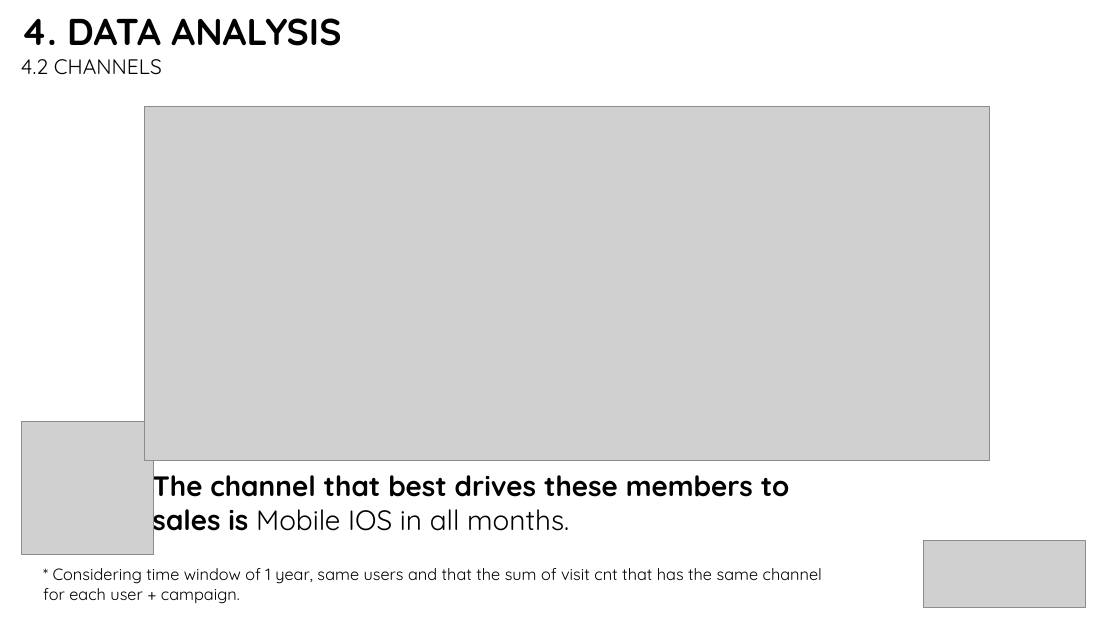
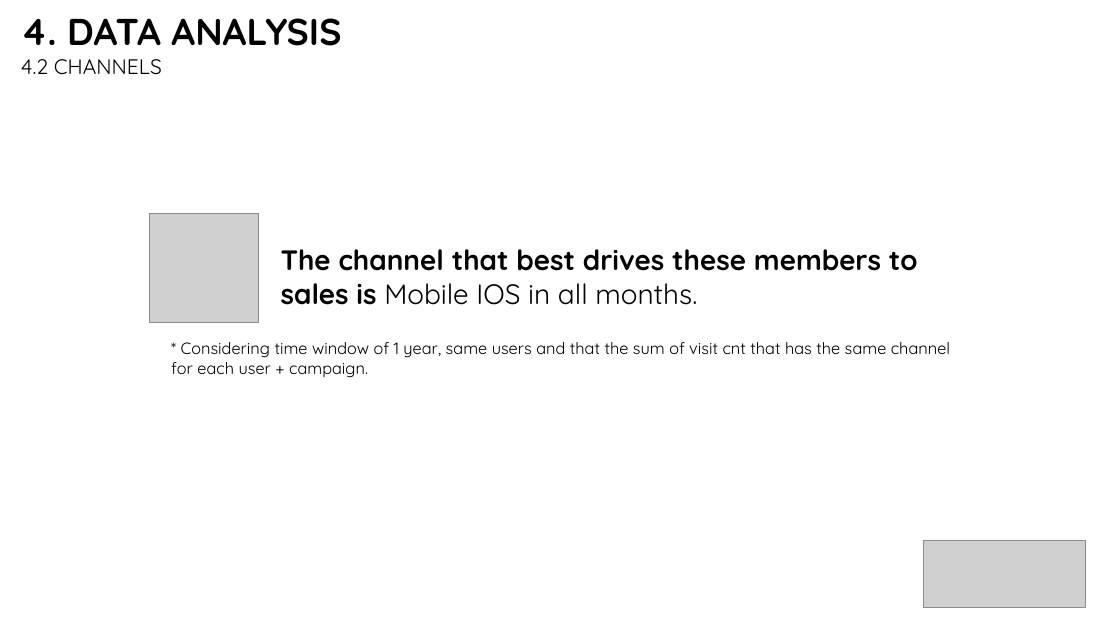
Before and after one commit to bbucalonserra/sales-membership-analysis, a slide deck: slide 34 of presentation.pptx (slide 31 before the commit). Drawn at 1120x630 pixels with LibreOffice and Linux fonts; fonts in the diff are those of the drawing; grey boxes stand for pictures. Boxes give left, top, right and bottom in pixels: in the first picture for what was removed or moved away, otherwise in the second. Text is boxed around its words. In the diff, an @@ line names an element or a change of style, - is before the commit and + after.

Commit message:
Adding both scenarios in channels: considering all the same visits and only the final one

```diff
--- a/presentation.pptx
+++ b/presentation.pptx
@@ picture removed at (145,107,991,461) @@
@@ picture: place and size @@
-picture at (21,422,154,555)
+picture at (150,213,259,323)
@@ text "The channel that best drives ..." rewrapped from (152,467,790,538) to (281,249,918,305) @@
@@ text "* Considering time window of ...": place and size @@
-text "* Considering time window of ..." at (43,568,822,604)
+text "* Considering time window of ..." at (171,342,950,378)
```
Also in this commit, not shown: 3 other slides changed, 3 slides added, 2 other files.
